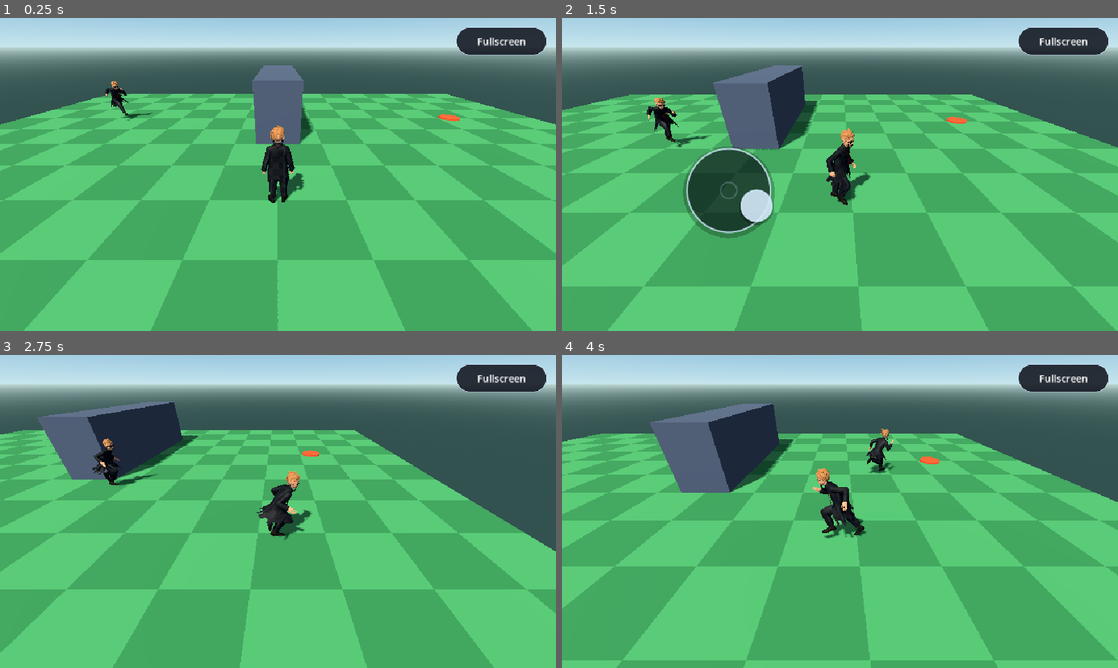
Above: before the commit, frames 1-4 (two rows, left to right).
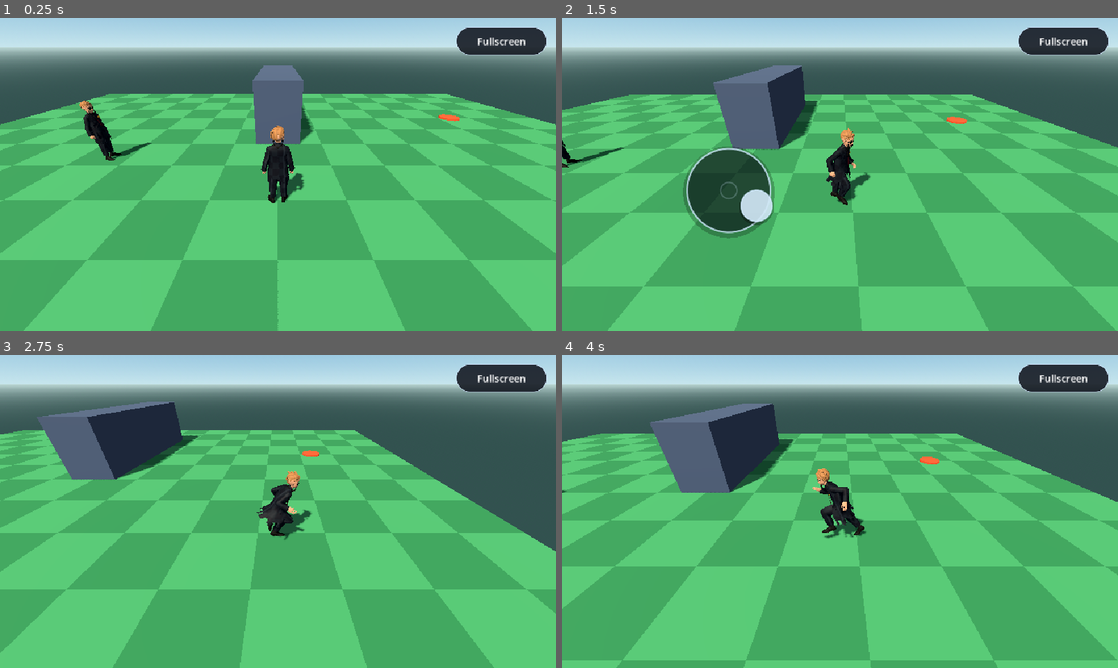
Above: after the commit, the same moments.

Repository: Ant3ney/pfr_proto_01
Game: Godot game, scene res://demo/main.tscn
Same seed, same stepped clock (60 frames per second), same inputs: the game is played once before the commit and once after it.
Inputs (mouse positions are in pixels of both pictures, inside the frame that each line leads up to):
- Up to frame 1 (0.25 s): no input
- Up to frame 2 (1.5 s): move the mouse to (962, 158) at 0.52 s; hold D 0.53-1.25 s; click (962, 158) at 0.67 s; drag from (728, 190) to (812, 237) at 1.27 s
- Up to frame 3 (2.75 s): move the mouse to (333, 442) at 2.02 s; hold D from 2.03 s (still down)
- Up to frame 4 (4 s): release D at 2.75 s; drag from (812, 574) to (673, 464) at 2.77 s; move the mouse to (1006, 558) at 3.52 s; hold A from 3.53 s (still down)

The runs differ from the first frame. In frame 1, 0.8% of the frame differs, in the area x 14-53%, y 20-50%; in frame 2, 0.6%; in frame 3, 0.4%; in frame 4, 0.4%.

Commit message:
Fix trainer behavior

Diff:
--- a/core/CharacterMovement.gd
+++ b/core/CharacterMovement.gd
@@ -59,7 +59,20 @@
 	input_strength: float,
 	delta: float
 ) -> void:
-	var target_angle := atan2(-target_direction.x, -target_direction.z)
+	var local_target_direction := target_direction
+	var visual_parent := visual.get_parent_node_3d()
+	if visual_parent:
+		local_target_direction = (
+			visual_parent.global_basis.orthonormalized().inverse()
+			* target_direction
+		)
+	local_target_direction.y = 0.0
+	local_target_direction = local_target_direction.normalized()
+
+	var target_angle := atan2(
+		-local_target_direction.x,
+		-local_target_direction.z
+	)
 	var angle_to_target := absf(
 		wrapf(target_angle - visual.rotation.y, -PI, PI)
 	)
--- a/core/NPCController.gd
+++ b/core/NPCController.gd
@@ -52,6 +52,12 @@
 
 
 func move_to(target_map_coordinates: Vector3) -> void:
+	if (
+		_has_move_target
+		and map_coordinates.is_equal_approx(target_map_coordinates)
+	):
+		return
+
 	map_coordinates = target_map_coordinates
 
 
--- a/core/PFRCharacter.gd
+++ b/core/PFRCharacter.gd
@@ -71,18 +71,21 @@
 		visual.name = "Visual"
 		add_child(visual)
 
-	var art_instance := character_art_asset_pack.character_scene.instantiate()
-	if not art_instance is Node3D:
-		push_error("%s's character art scene must have a Node3D root." % name)
-		art_instance.free()
-		return false
+	character_art = visual.get_node_or_null(^"CharacterArt") as Node3D
+	if not character_art:
+		var art_instance := character_art_asset_pack.character_scene.instantiate()
+		if not art_instance is Node3D:
+			push_error("%s's character art scene must have a Node3D root." % name)
+			art_instance.free()
+			return false
 
-	character_art = art_instance as Node3D
+		character_art = art_instance as Node3D
+		visual.add_child(character_art)
+
 	character_art.name = "CharacterArt"
 	character_art.rotation_degrees = (
 		character_art_asset_pack.character_scene_rotation_degrees
 	)
-	visual.add_child(character_art)
 
 	animation_player = character_art.get_node_or_null(
 		character_art_asset_pack.animation_player_path
--- a/demo/main.tscn
+++ b/demo/main.tscn
@@ -1,11 +1,26 @@
-[gd_scene load_steps=21 format=3]
+[gd_scene format=3 uid="uid://qw7g3ypkn2pu"]
 
 [ext_resource type="PackedScene" path="res://demo/player.tscn" id="1_player"]
-[ext_resource type="Script" path="res://core/PlayerCamera.gd" id="2_camera"]
-[ext_resource type="Script" path="res://core/PFRCharacter.gd" id="3_character"]
-[ext_resource type="Resource" path="res://art/characters/zach/zach.tres" id="4_zach"]
-[ext_resource type="Script" path="res://core/NPCController.gd" id="5_npc_controller"]
+[ext_resource type="Script" uid="uid://blrikxuvft36v" path="res://core/PlayerCamera.gd" id="2_camera"]
+[ext_resource type="PackedScene" path="res://overworld/trainer_lake/TrainerKyle.tscn" id="3_trainer_kyle"]
 [ext_resource type="PackedScene" path="res://demo/game_ui.tscn" id="6_game_ui"]
+
+[sub_resource type="ProceduralSkyMaterial" id="ProceduralSkyMaterial_main"]
+sky_top_color = Color(0.25, 0.56, 0.78, 1)
+sky_horizon_color = Color(0.78, 0.9, 0.93, 1)
+ground_bottom_color = Color(0.2, 0.32, 0.31, 1)
+ground_horizon_color = Color(0.75, 0.86, 0.85, 1)
+
+[sub_resource type="Sky" id="Sky_main"]
+sky_material = SubResource("ProceduralSkyMaterial_main")
+
+[sub_resource type="Environment" id="Environment_main"]
+background_mode = 2
+sky = SubResource("Sky_main")
+ambient_light_source = 2
+ambient_light_color = Color(0.78, 0.84, 0.9, 1)
+ambient_light_energy = 0.42
+reflected_light_source = 1
 
 [sub_resource type="Shader" id="Shader_checker"]
 code = "shader_type spatial;
@@ -24,6 +39,9 @@
 [sub_resource type="ShaderMaterial" id="ShaderMaterial_checker"]
 render_priority = 0
 shader = SubResource("Shader_checker")
+shader_parameter/color_a = Color(0.18, 0.48, 0.29, 1)
+shader_parameter/color_b = Color(0.25, 0.58, 0.36, 1)
+shader_parameter/squares = 16.0
 
 [sub_resource type="PlaneMesh" id="PlaneMesh_ground"]
 material = SubResource("ShaderMaterial_checker")
@@ -64,113 +82,78 @@
 bottom_radius = 0.4
 height = 0.08
 
-[sub_resource type="CapsuleShape3D" id="CapsuleShape_npc"]
-radius = 0.32
-height = 1.6
+[node name="LocomotionPrototype" type="Node3D" unique_id=459046969]
 
-[sub_resource type="Resource" id="Resource_npc_controller"]
-script = ExtResource("5_npc_controller")
-map_coordinates = Vector3(8, 0, -6)
-
-[sub_resource type="ProceduralSkyMaterial" id="ProceduralSkyMaterial_main"]
-sky_top_color = Color(0.25, 0.56, 0.78, 1)
-sky_horizon_color = Color(0.78, 0.9, 0.93, 1)
-ground_bottom_color = Color(0.2, 0.32, 0.31, 1)
-ground_horizon_color = Color(0.75, 0.86, 0.85, 1)
-
-[sub_resource type="Sky" id="Sky_main"]
-sky_material = SubResource("ProceduralSkyMaterial_main")
-
-[sub_resource type="Environment" id="Environment_main"]
-background_mode = 2
-sky = SubResource("Sky_main")
-ambient_light_source = 2
-ambient_light_color = Color(0.78, 0.84, 0.9, 1)
-ambient_light_energy = 0.42
-reflected_light_source = 1
-tonemap_mode = 0
-
-[node name="LocomotionPrototype" type="Node3D"]
-
-[node name="WorldEnvironment" type="WorldEnvironment" parent="."]
+[node name="WorldEnvironment" type="WorldEnvironment" parent="." unique_id=799556587]
 environment = SubResource("Environment_main")
 
-[node name="Sun" type="DirectionalLight3D" parent="."]
-rotation_degrees = Vector3(-52, -28, 0)
+[node name="Sun" type="DirectionalLight3D" parent="." unique_id=1135824370]
+transform = Transform3D(0.88294756, 0.36994863, -0.2890356, 0, 0.6156615, 0.7880107, 0.46947157, -0.6957722, 0.5435968, 0, 0, 0)
 light_color = Color(1, 0.94, 0.82, 1)
 light_energy = 0.9
 shadow_enabled = true
 directional_shadow_max_distance = 35.0
 
-[node name="Ground" type="MeshInstance3D" parent="."]
+[node name="Ground" type="MeshInstance3D" parent="." unique_id=996973598]
 mesh = SubResource("PlaneMesh_ground")
 
-[node name="GroundBody" type="StaticBody3D" parent="."]
+[node name="GroundBody" type="StaticBody3D" parent="." unique_id=1905004775]
 
-[node name="CollisionShape3D" type="CollisionShape3D" parent="GroundBody"]
-position = Vector3(0, -0.1, 0)
+[node name="CollisionShape3D" type="CollisionShape3D" parent="GroundBody" unique_id=754648267]
+transform = Transform3D(1, 0, 0, 0, 1, 0, 0, 0, 1, 0, -0.1, 0)
 shape = SubResource("BoxShape_ground")
 
-[node name="NorthLimit" type="StaticBody3D" parent="."]
-position = Vector3(0, 1, -12.25)
+[node name="NorthLimit" type="StaticBody3D" parent="." unique_id=622761272]
+transform = Transform3D(1, 0, 0, 0, 1, 0, 0, 0, 1, 0, 1, -12.25)
 
-[node name="CollisionShape3D" type="CollisionShape3D" parent="NorthLimit"]
+[node name="CollisionShape3D" type="CollisionShape3D" parent="NorthLimit" unique_id=1097257536]
 shape = SubResource("BoxShape_horizontal_limit")
 
-[node name="SouthLimit" type="StaticBody3D" parent="."]
-position = Vector3(0, 1, 12.25)
+[node name="SouthLimit" type="StaticBody3D" parent="." unique_id=773073135]
+transform = Transform3D(1, 0, 0, 0, 1, 0, 0, 0, 1, 0, 1, 12.25)
 
-[node name="CollisionShape3D" type="CollisionShape3D" parent="SouthLimit"]
+[node name="CollisionShape3D" type="CollisionShape3D" parent="SouthLimit" unique_id=896111236]
 shape = SubResource("BoxShape_horizontal_limit")
 
-[node name="WestLimit" type="StaticBody3D" parent="."]
-position = Vector3(-12.25, 1, 0)
+[node name="WestLimit" type="StaticBody3D" parent="." unique_id=1578308672]
+transform = Transform3D(1, 0, 0, 0, 1, 0, 0, 0, 1, -12.25, 1, 0)
 
-[node name="CollisionShape3D" type="CollisionShape3D" parent="WestLimit"]
+[node name="CollisionShape3D" type="CollisionShape3D" parent="WestLimit" unique_id=1904194319]
 shape = SubResource("BoxShape_vertical_limit")
 
-[node name="EastLimit" type="StaticBody3D" parent="."]
-position = Vector3(12.25, 1, 0)
+[node name="EastLimit" type="StaticBody3D" parent="." unique_id=472277962]
+transform = Transform3D(1, 0, 0, 0, 1, 0, 0, 0, 1, 12.25, 1, 0)
 
-[node name="CollisionShape3D" type="CollisionShape3D" parent="EastLimit"]
+[node name="CollisionShape3D" type="CollisionShape3D" parent="EastLimit" unique_id=1589577146]
 shape = SubResource("BoxShape_vertical_limit")
 
-[node name="NavigationRegion3D" type="NavigationRegion3D" parent="."]
+[node name="NavigationRegion3D" type="NavigationRegion3D" parent="." unique_id=1757693872]
 navigation_mesh = SubResource("NavigationMesh_main")
 
-[node name="NavigationWall" type="StaticBody3D" parent="."]
-position = Vector3(0, 1, -6)
+[node name="NavigationWall" type="StaticBody3D" parent="." unique_id=1148015545]
+transform = Transform3D(1, 0, 0, 0, 1, 0, 0, 0, 1, 0, 1, -6)
 
-[node name="MeshInstance3D" type="MeshInstance3D" parent="NavigationWall"]
+[node name="MeshInstance3D" type="MeshInstance3D" parent="NavigationWall" unique_id=101759597]
 mesh = SubResource("BoxMesh_navigation_wall")
 
-[node name="CollisionShape3D" type="CollisionShape3D" parent="NavigationWall"]
+[node name="CollisionShape3D" type="CollisionShape3D" parent="NavigationWall" unique_id=876708750]
 shape = SubResource("BoxShape_navigation_wall")
 
-[node name="NPCDestination" type="MeshInstance3D" parent="."]
-position = Vector3(8, 0.04, -6)
+[node name="NPCDestination" type="MeshInstance3D" parent="." unique_id=2058174504]
+transform = Transform3D(1, 0, 0, 0, 1, 0, 0, 0, 1, 8, 0.04, -6)
 mesh = SubResource("CylinderMesh_destination")
 
-[node name="NPC" type="CharacterBody3D" parent="."]
-position = Vector3(-8, 0, -6)
-script = ExtResource("3_character")
-controller = SubResource("Resource_npc_controller")
-character_art_asset_pack = ExtResource("4_zach")
+[node name="Player" parent="." unique_id=1402740587 instance=ExtResource("1_player")]
 
-[node name="CollisionShape3D" type="CollisionShape3D" parent="NPC"]
-position = Vector3(0, 0.8, 0)
-shape = SubResource("CapsuleShape_npc")
-
-[node name="Visual" type="Node3D" parent="NPC"]
-
-[node name="Player" parent="." instance=ExtResource("1_player")]
-
-[node name="Camera" type="Camera3D" parent="."]
-position = Vector3(0, 10.5, 8.5)
+[node name="Camera" type="Camera3D" parent="." unique_id=1440839287]
+transform = Transform3D(1, 0, 0, 0, 1, 0, 0, 0, 1, 0, 10.5, 8.5)
+current = true
 near = 0.2
 far = 60.0
-current = true
 script = ExtResource("2_camera")
 target_path = NodePath("../Player")
 
-[node name="GameUI" parent="." instance=ExtResource("6_game_ui")]
+[node name="GameUI" parent="." unique_id=581396812 instance=ExtResource("6_game_ui")]
+
+[node name="TrainerKyle" parent="." unique_id=45351473 instance=ExtResource("3_trainer_kyle")]
+transform = Transform3D(-4.371139e-08, 0, -1, 0, 1, 0, 1, 0, -4.371139e-08, -5, 0, -2)
--- a/demo/player.tscn
+++ b/demo/player.tscn
@@ -1,6 +1,8 @@
-[gd_scene load_steps=4 format=3]
+[gd_scene load_steps=5 format=3]
 
 [ext_resource type="Script" path="res://core/PlayerCharacter.gd" id="1_player"]
+[ext_resource type="Resource" path="res://art/characters/zach/zach.tres" id="2_zach"]
+[ext_resource type="PackedScene" path="res://art/characters/zach/models/model.glb" id="3_zach_model"]
 
 [sub_resource type="CapsuleShape3D" id="CapsuleShape_player"]
 radius = 0.32
@@ -8,9 +10,13 @@
 
 [node name="Player" type="CharacterBody3D"]
 script = ExtResource("1_player")
+character_art_asset_pack = ExtResource("2_zach")
 
 [node name="CollisionShape3D" type="CollisionShape3D" parent="."]
 position = Vector3(0, 0.8, 0)
 shape = SubResource("CapsuleShape_player")
 
 [node name="Visual" type="Node3D" parent="."]
+
+[node name="CharacterArt" parent="Visual" instance=ExtResource("3_zach_model")]
+rotation = Vector3(0, 3.1415927, 0)
--- /dev/null
+++ b/overworld/trainer_lake/TrainerKyle.tscn
@@ -0,0 +1,27 @@
+[gd_scene load_steps=7 format=3]
+
+[ext_resource type="Script" path="res://core/PFRCharacter.gd" id="1_character"]
+[ext_resource type="Script" path="res://overworld/trainer_lake/TrainerKyle.gd" id="2_controller"]
+[ext_resource type="Resource" path="res://art/characters/zach/zach.tres" id="3_zach"]
+[ext_resource type="PackedScene" path="res://art/characters/zach/models/model.glb" id="4_zach_model"]
+
+[sub_resource type="CapsuleShape3D" id="CapsuleShape_trainer"]
+radius = 0.32
+height = 1.6
+
+[sub_resource type="Resource" id="Resource_trainer_kyle"]
+script = ExtResource("2_controller")
+
+[node name="TrainerKyle" type="CharacterBody3D"]
+script = ExtResource("1_character")
+controller = SubResource("Resource_trainer_kyle")
+character_art_asset_pack = ExtResource("3_zach")
+
+[node name="CollisionShape3D" type="CollisionShape3D" parent="."]
+position = Vector3(0, 0.8, 0)
+shape = SubResource("CapsuleShape_trainer")
+
+[node name="Visual" type="Node3D" parent="."]
+
+[node name="CharacterArt" parent="Visual" instance=ExtResource("4_zach_model")]
+rotation = Vector3(0, 3.1415927, 0)
